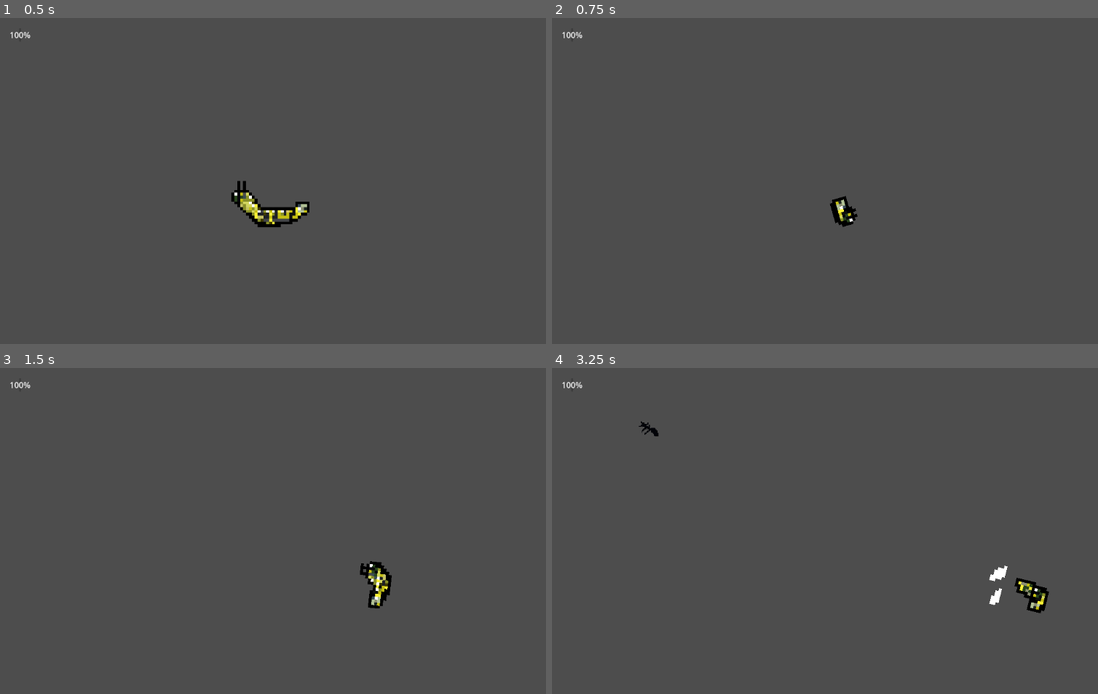
Above: before the commit, frames 1-4 (two rows, left to right).
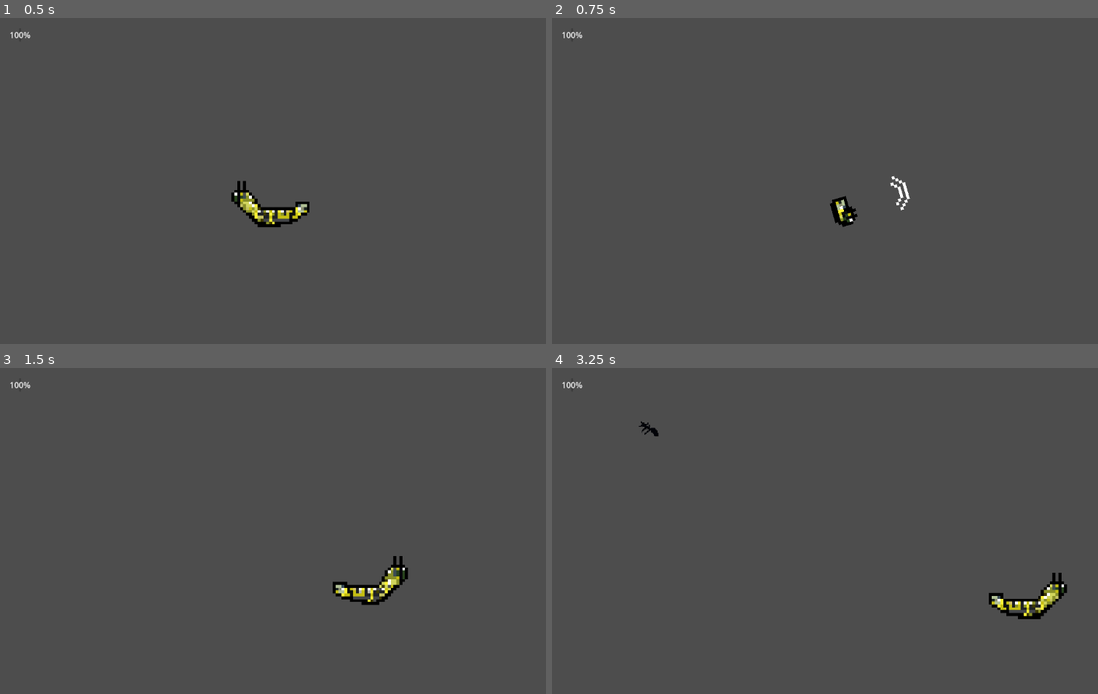
Above: after the commit, the same moments.

Repository: Armand-Alvarez/metamorphosis---jam-77
Game: Godot game, scene res://src/scenes/game.tscn
Same seed, same stepped clock (60 frames per second), same inputs: the game is played once before the commit and once after it.
Inputs (mouse positions are in pixels of both pictures, inside the frame that each line leads up to):
- Up to frame 1 (0.5 s): no input
- Up to frame 2 (0.75 s): tap Enter at 0.5 s; move the mouse to (972, 164) at 0.52 s; press the mouse at (972, 164) at 0.53 s; hold D (move_right) from 0.53 s (still down)
- Up to frame 3 (1.5 s): move the mouse to (174, 547) at 1.27 s; release D (move_right) at 1.28 s; release the mouse at (174, 547) at 1.28 s; hold S (move_down) from 1.28 s (still down); click (174, 547) at 1.35 s
- Up to frame 4 (3.25 s): move the mouse to (901, 459) at 2.02 s; release S (move_down) at 2.03 s; press the mouse at (901, 459) at 2.03 s; hold D (move_right) 2.03-2.78 s; tap Space (spawn_mob) at 2.1 s; move the mouse to (814, 596) at 2.77 s; release the mouse at (814, 596) at 2.78 s; hold W (move_up) from 2.78 s (still down); click (814, 596) at 2.85 s

Frame 1 is identical in both runs. In frame 2, 0.1% of the frame differs, in the area x 61-66%, y 48-60%; in frame 3, 1.0%; in frame 4, 1.1%, in the area x 80-95%, y 60-78%.

Commit message:
Add attack mechanics and damage handling to caterpillar

Diff:
--- a/src/scenes/caterpillar.tscn
+++ b/src/scenes/caterpillar.tscn
@@ -1,7 +1,9 @@
-[gd_scene load_steps=18 format=3 uid="uid://dmsmhcpgv3ks3"]
+[gd_scene load_steps=24 format=3 uid="uid://dmsmhcpgv3ks3"]
 
 [ext_resource type="Texture2D" uid="uid://hpnegx5iioky" path="res://assets/caterpillar.png" id="1_hvfca"]
 [ext_resource type="Script" path="res://src/scripts/caterpillar.gd" id="1_t0v3e"]
+[ext_resource type="Texture2D" uid="uid://b0pv33o6l5xi6" path="res://assets/attack_projectile.png" id="3_t30m0"]
+[ext_resource type="Texture2D" uid="uid://bfo5wd0swtkh7" path="res://assets/damage_indicator.png" id="4_qnjxm"]
 
 [sub_resource type="AtlasTexture" id="AtlasTexture_p6hpf"]
 atlas = ExtResource("1_hvfca")
@@ -121,6 +123,35 @@
 [sub_resource type="CircleShape2D" id="CircleShape2D_wgqry"]
 radius = 3.83337
 
+[sub_resource type="AtlasTexture" id="AtlasTexture_tmt4n"]
+atlas = ExtResource("3_t30m0")
+region = Rect2(0, 0, 32, 32)
+
+[sub_resource type="AtlasTexture" id="AtlasTexture_u3tds"]
+atlas = ExtResource("3_t30m0")
+region = Rect2(32, 0, 32, 32)
+
+[sub_resource type="AtlasTexture" id="AtlasTexture_53455"]
+atlas = ExtResource("3_t30m0")
+region = Rect2(64, 0, 32, 32)
+
+[sub_resource type="SpriteFrames" id="SpriteFrames_gmtqp"]
+animations = [{
+"frames": [{
+"duration": 1.0,
+"texture": SubResource("AtlasTexture_tmt4n")
+}, {
+"duration": 1.0,
+"texture": SubResource("AtlasTexture_u3tds")
+}, {
+"duration": 1.0,
+"texture": SubResource("AtlasTexture_53455")
+}],
+"loop": false,
+"name": &"default",
+"speed": 6.0
+}]
+
 [node name="CharacterBody2D" type="CharacterBody2D"]
 scale = Vector2(5.745, 5.745)
 script = ExtResource("1_t0v3e")
@@ -158,4 +189,38 @@
 wait_time = 0.1
 autostart = true
 
+[node name="AnimatedAttack" type="AnimatedSprite2D" parent="."]
+visible = false
+sprite_frames = SubResource("SpriteFrames_gmtqp")
+frame = 2
+frame_progress = 1.0
+
+[node name="AttackTimer" type="Timer" parent="."]
+one_shot = true
+
+[node name="AttackArea" type="Area2D" parent="."]
+visible = false
+scale = Vector2(1, 1.42472)
+collision_layer = 4
+collision_mask = 2
+monitoring = false
+
+[node name="CollisionShape2D" type="CollisionPolygon2D" parent="AttackArea"]
+scale = Vector2(10.2384, 2.31429)
+polygon = PackedVector2Array(0, 0.844662, 0.340023, 0.844662, 1.10508, -4.32889, 0.425029, -7.65475, -0.595041, -7.65475, -1.02007, -4.32889, -0.323022, 0.791871)
+
+[node name="HitIndicator" type="Sprite2D" parent="."]
+position = Vector2(0.348129, -1.04439)
+rotation = 0.28076
+scale = Vector2(3.69162, 1.87471)
+texture = ExtResource("4_qnjxm")
+
+[node name="HitIndicatorTimer" type="Timer" parent="HitIndicator"]
+one_shot = true
+
 [connection signal="timeout" from="MarkerUpdateTimer" to="." method="_on_marker_update_timer_timeout"]
+[connection signal="animation_finished" from="AnimatedAttack" to="." method="_on_animated_attack_animation_finished"]
+[connection signal="timeout" from="AttackTimer" to="." method="_on_attack_timer_timeout"]
+[connection signal="area_entered" from="AttackArea" to="." method="_on_attack_area_area_entered"]
+[connection signal="body_entered" from="AttackArea" to="." method="_on_attack_area_body_entered"]
+[connection signal="timeout" from="HitIndicator/HitIndicatorTimer" to="." method="_on_hit_indicator_timer_timeout"]
--- a/src/scripts/caterpillar.gd
+++ b/src/scripts/caterpillar.gd
@@ -5,21 +5,30 @@
 @export var speed: int = 300
 
 @export_category("Attributes")
-@export var health: int = 10
+@export var health: int = 5
+@export var damage: int = 2
+@export var attack_speed: float = 2.0
 
 @onready var _animation_sprite = $AnimatedSprite2D
+@onready var _attack_animation_sprite = $AnimatedAttack
+@onready var _attack_timer = $AttackTimer
+
+var can_attack: bool = true
+var can_take_damage: bool = true
 
 
 
 func _ready() -> void:
 	$NormalCollisionPolygon2D.disabled = false
 	$AttackCollisionShape2D.disabled = true
+	_attack_timer.wait_time = attack_speed
+	$HitIndicator.visible = false
+
 
 
 func _process(delta: float) -> void:
 	handle_input(delta)
 	handle_animations()
-	print($AIAttackPoints/Marker2D3.position)
 
 
 func handle_input(delta: float) -> void:
@@ -31,6 +40,9 @@
 		move_and_collide(Vector2.UP * speed * delta)
 	if Input.is_action_pressed("move_down"):
 		move_and_collide(Vector2.DOWN * speed * delta)
+	if Input.is_action_pressed("attack") and can_attack:
+		can_attack = false
+		attack()
 
 
 func handle_animations() -> void:
@@ -56,12 +68,30 @@
 		_animation_sprite.flip_h = false
 		$NormalCollisionPolygon2D.scale.x = 1
 
-	if Input.is_action_just_pressed("attack"):
-		var mouse_position = get_viewport().get_mouse_position()
-		var direction_vector = (mouse_position - position).normalized()
+
+
+func attack() -> void:
+	_attack_timer.start(attack_speed)
+	var mouse_position = get_viewport().get_mouse_position()
+	var direction_vector = (mouse_position - position).normalized()
+	$AttackArea.position = Vector2.ZERO + (direction_vector * 2)
+	$AttackArea.rotation = direction_vector.angle() + (PI / 2)
+	$AttackArea.monitoring = true
+	attack_animations(direction_vector)
+
+
+func attack_animations(direction_vector) -> void:
+	if _animation_sprite.animation != "attack":
 		var angle_of_attack = direction_vector.angle() + (PI / 2)
 		_animation_sprite.rotation = angle_of_attack
 		_animation_sprite.play("attack")
+
+		_attack_animation_sprite.position = Vector2.ZERO
+		_attack_animation_sprite.position += (direction_vector * 20)
+		_attack_animation_sprite.rotation = direction_vector.angle() + (PI/2)
+		_attack_animation_sprite.visible = true
+		_attack_animation_sprite.play()
+
 
 
 func _change_health(amount: int) -> void:
@@ -74,3 +104,30 @@
 	$AIAttackPoints/Marker2D2.position = position + Vector2(-7.3, 2.4)
 	$AIAttackPoints/Marker2D3.position = position + Vector2(3.8, 4.7)
 	$AIAttackPoints/Marker2D4.position = position + Vector2(10.7, -0.1)
+
+
+func _on_animated_attack_animation_finished() -> void:
+	_attack_animation_sprite.visible = false
+	$AttackArea.monitoring = false
+
+
+func _on_attack_timer_timeout() -> void:
+	can_attack = true
+
+
+func _on_attack_area_body_entered(body: Node2D) -> void:
+	print(body)
+	body.take_damage(damage)
+
+
+func take_damage(amount) -> void:
+	if can_take_damage:
+		health -= amount
+		$HitIndicator.visible = true
+		can_take_damage = false
+		$HitIndicator/HitIndicatorTimer.start()
+
+
+func _on_hit_indicator_timer_timeout() -> void:
+	$HitIndicator.visible = false
+	can_take_damage = true
